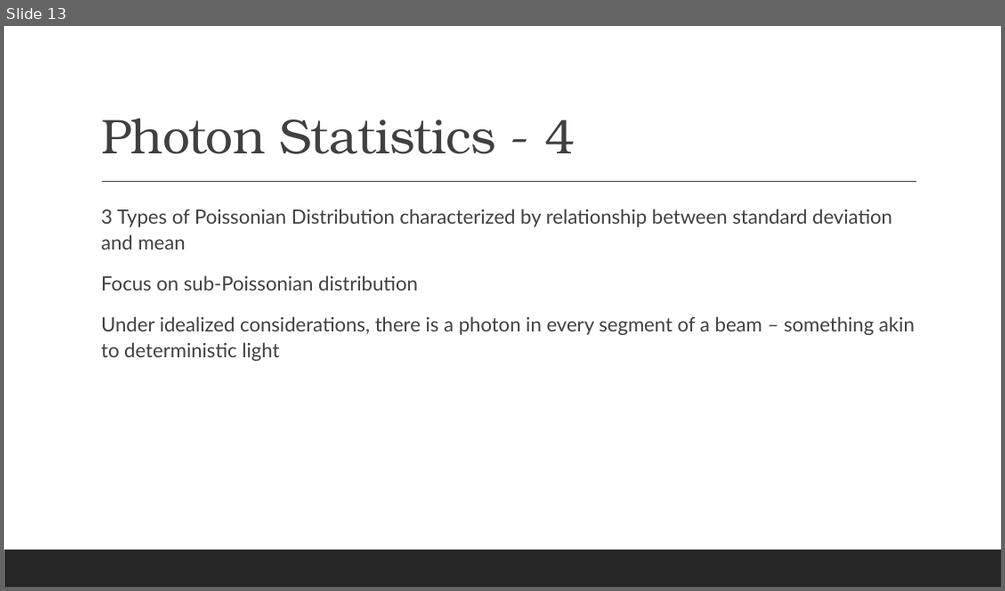
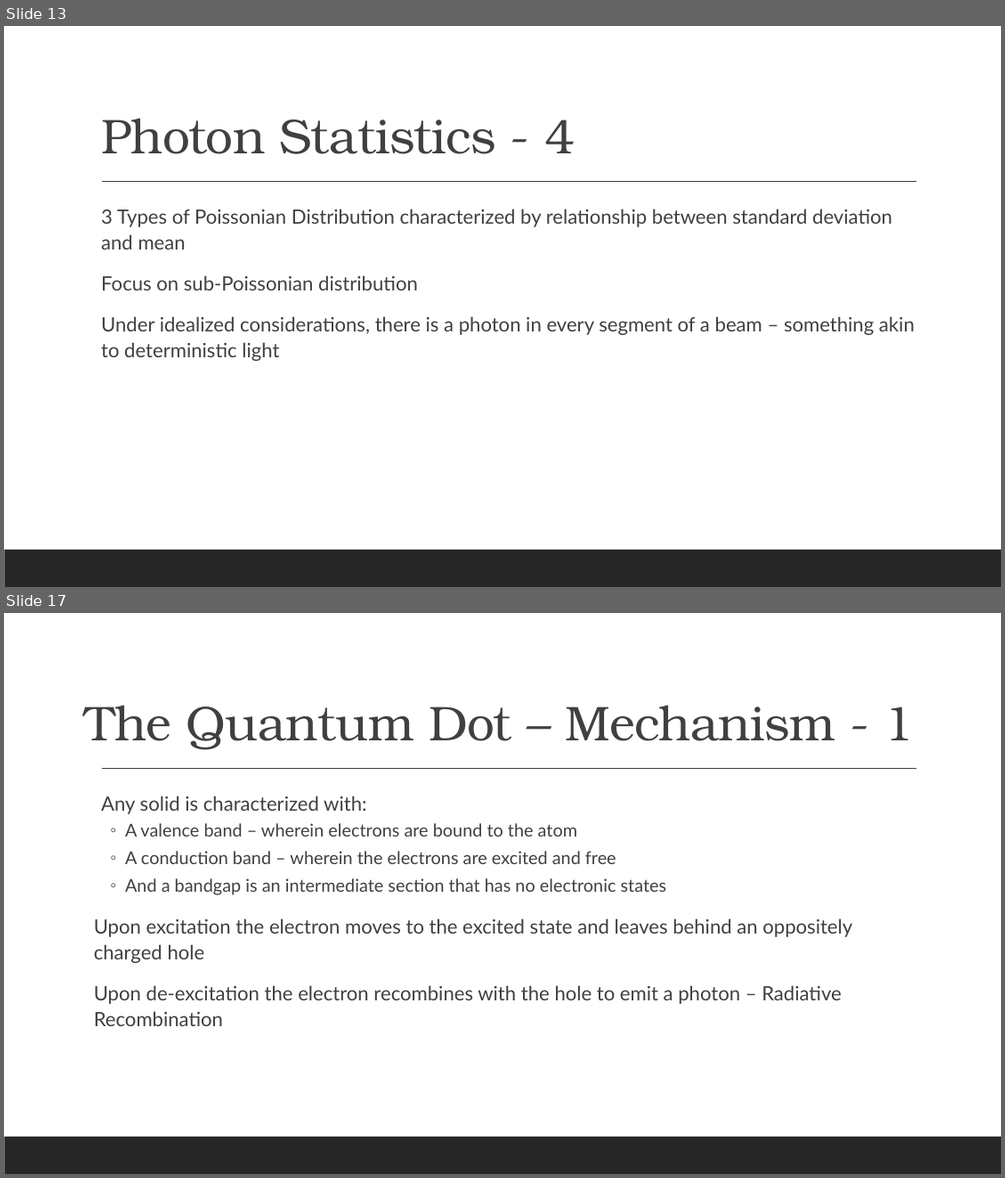
Before and after one commit to Suthendran/PHYS-437-B-Thesis, a slide deck: Electron Musical Chairs.pptx. Shown one above the other, each under a label of ours: slide 13 before the commit, slides 13 and 17 after it; the slides between them are not shown. The pictures are 1005x591 and 1005x1178 pixels, drawn with LibreOffice and Linux fonts; fonts in the diff are those of the drawing. Boxes give left, top, right and bottom in pixels: in the first picture for what was removed or moved away, otherwise in the second. Text is boxed around its words. In the diff, an @@ line names an element or a change of style, - is before the commit and + after.

```diff
--- a/Electron Musical Chairs.pptx
+++ b/Electron Musical Chairs.pptx
@@ slide 17 added at <box>4,613,1001,1174</box>, background #FFFFFF; not listed: 2 template elements that a slide beside it also shows @@
@@ title added at <box>85,705,914,750</box>, 47 pt, text #404040 @@
+The Quantum Dot – Mechanism - 1
@@ text added at <box>94,795,852,1026</box>, 19 pt, text #404040 @@
+  Any solid is characterized with:
+  ◦ A valence band – wherein electrons are bound to the atom
+  ◦ A conduction band – wherein the electrons are excited and free
+  ◦ And a bandgap is an intermediate section that has no electronic states
+Upon excitation the electron moves to the excited state and leaves behind an oppositely charged hole
+Upon de-excitation the electron recombines with the hole to emit a photon – Radiative Recombination
```
Also in this commit, not shown: 8 slides changed, 27 other slides added, 4 slides removed, 1 other file.
